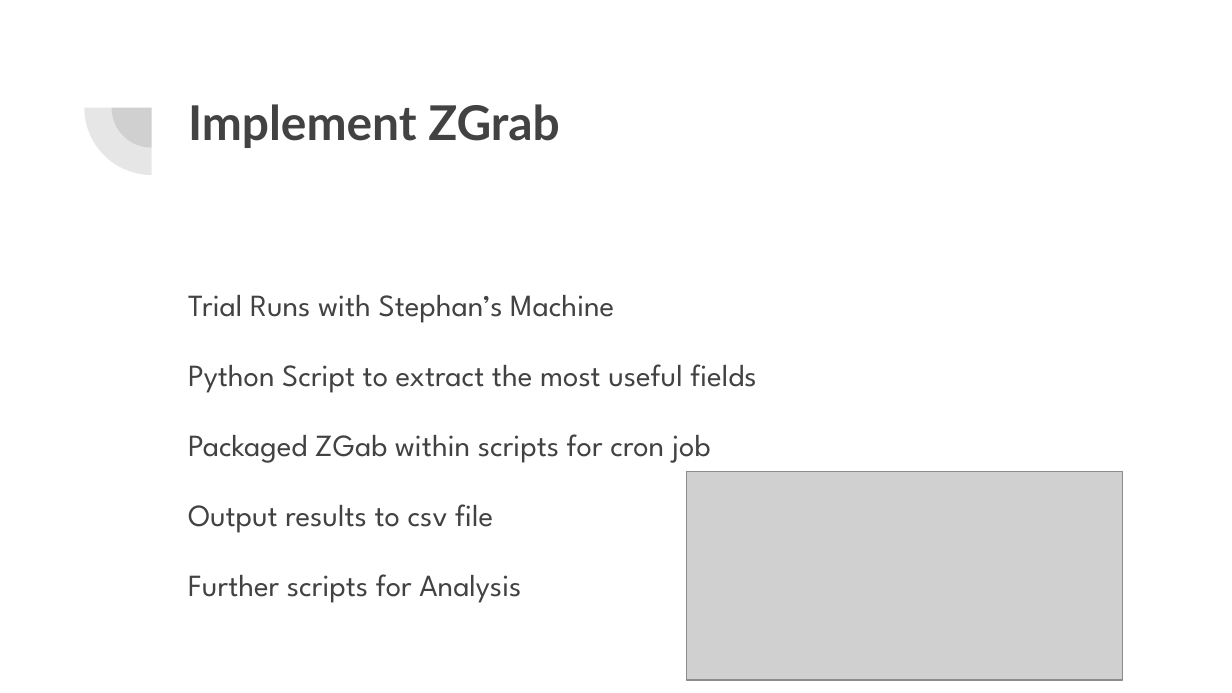
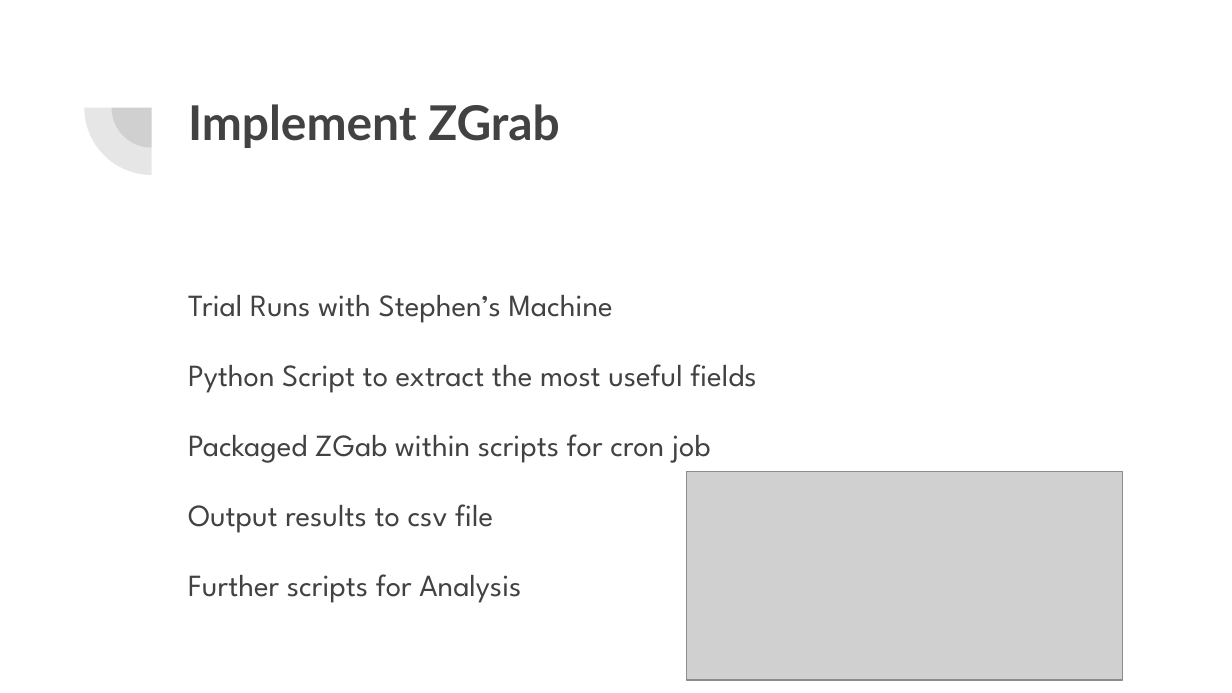
Before and after one commit to mikeyPower/final-year-project, a slide deck: slide 14 of demo_presentation/A Survey of Internal Web Servers in TCD.pptx. Drawn at 1232x693 pixels with LibreOffice and Linux fonts; fonts in the diff are those of the drawing; grey boxes stand for pictures. Boxes give left, top, right and bottom in pixels: in the first picture for what was removed or moved away, otherwise in the second. Text is boxed around its words. In the diff, an @@ line names an element or a change of style, - is before the commit and + after.

Commit message:
update demo slides

```diff
--- a/demo_presentation/A Survey of Internal Web Servers in TCD.pptx
+++ b/demo_presentation/A Survey of Internal Web Servers in TCD.pptx
@@ text at <box>188,295,613,323</box>: text changed @@
-Trial Runs with Stephan’s Machine
+Trial Runs with Stephen’s Machine
```
